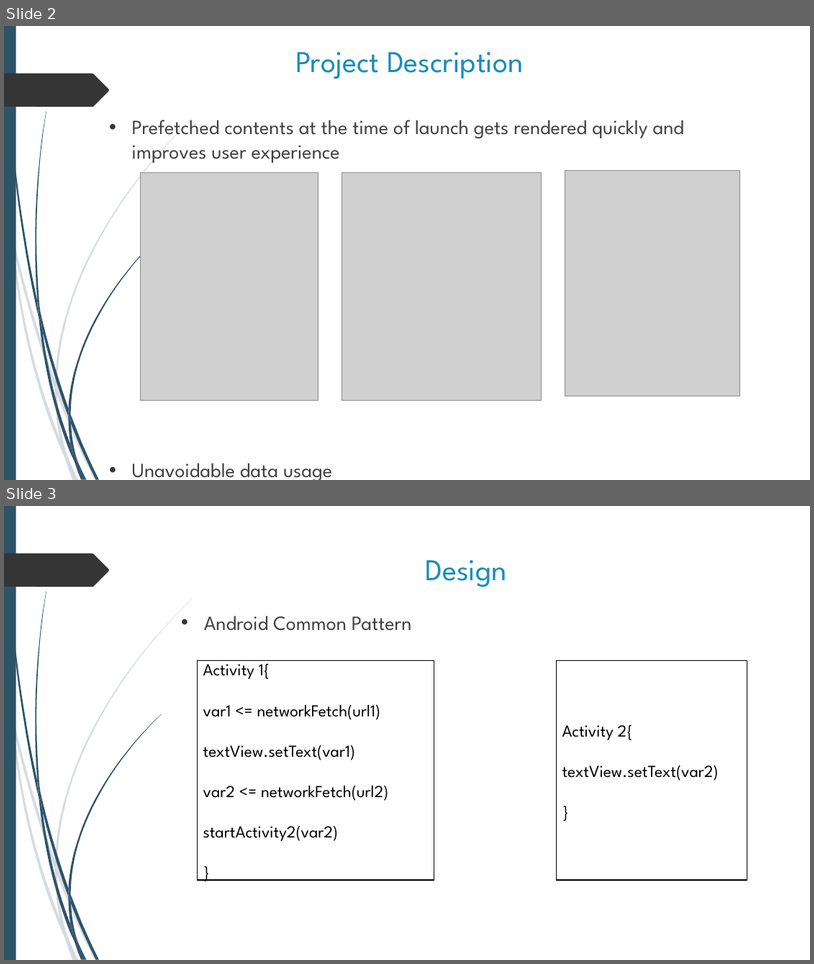
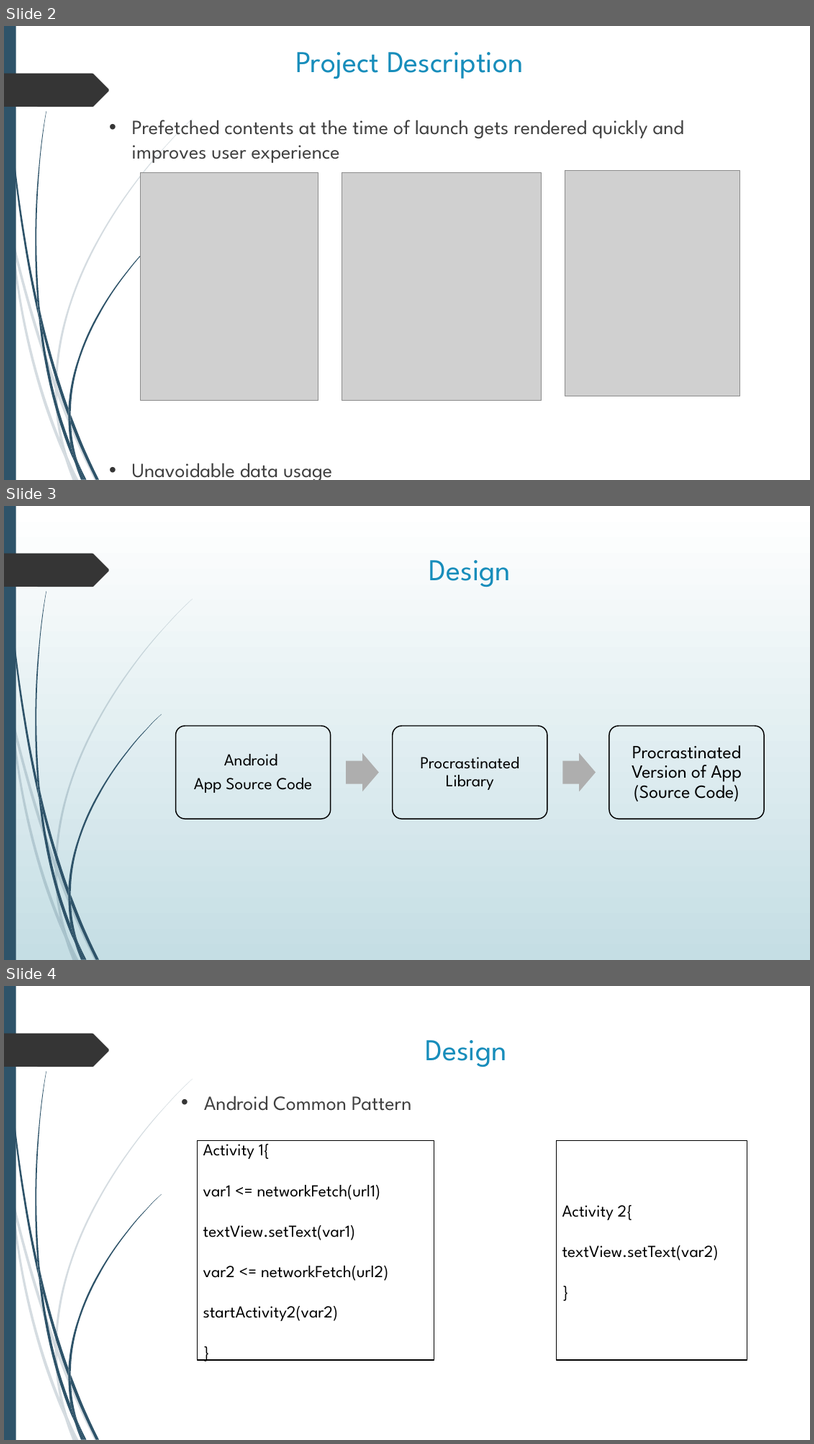
Before and after one commit to shahamish150294/PrefetchProcrastinatorAndroid, a slide deck: Prefetch Procrastinator Final Presentation.pptx. Shown one above the other, each under a label of ours: slides 2 and 3 before the commit, slides 2, 3 and 4 after it. The pictures are 814x964 and 814x1444 pixels, drawn with LibreOffice and Linux fonts; fonts in the diff are those of the drawing; grey boxes stand for pictures. Boxes give left, top, right and bottom in pixels: in the first picture for what was removed or moved away, otherwise in the second. Text is boxed around its words. In the diff, an @@ line names an element or a change of style, - is before the commit and + after.

Commit message:
Edit Design segment of ppt

```diff
--- a/Prefetch Procrastinator Final Presentation.pptx
+++ b/Prefetch Procrastinator Final Presentation.pptx
@@ slide 3 added at (4, 506, 810, 960), background gradient #FFFFFF to #C5DEE5; not listed: 24 template elements that a slide beside it also shows @@
@@ title added at (430, 560, 511, 587), 36 pt, text #178DBB @@
+Design
@@ group added at (176, 726, 764, 818): 3 rounded rectangles, 3 texts, 2 right arrows @@
+Android
+App Source Code
+Procrastinated Library
+Procrastinated Version of App (Source Code)
@@ what was slide 3 is now slide 4 @@
```
Also in this commit, not shown: 3 slides changed.
